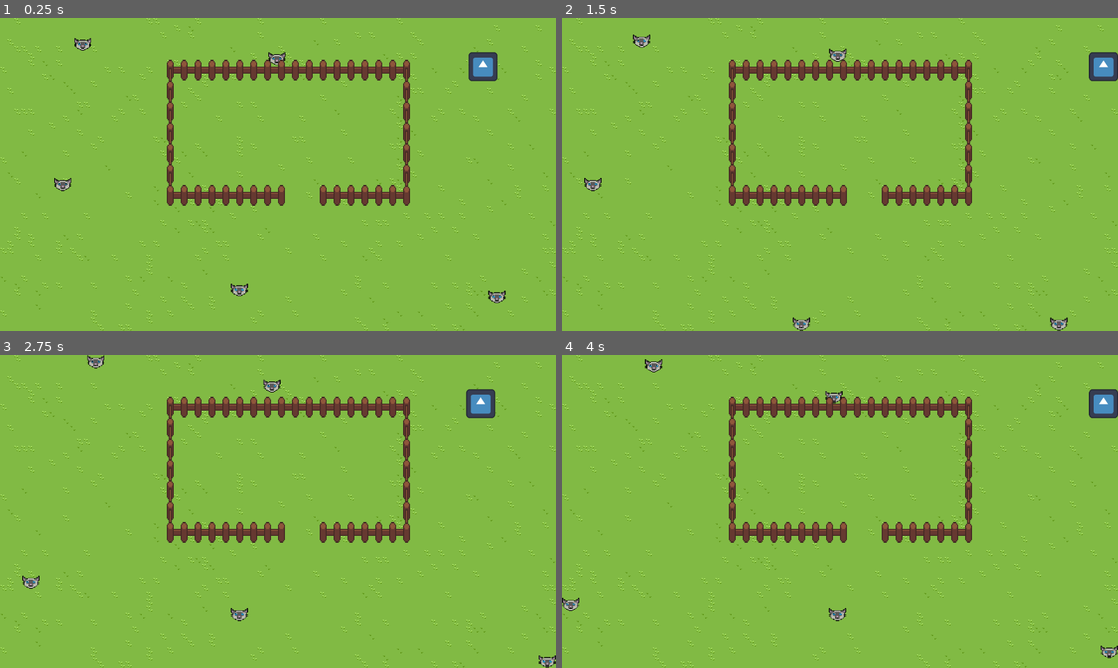
Above: before the commit, frames 1-4 (two rows, left to right).
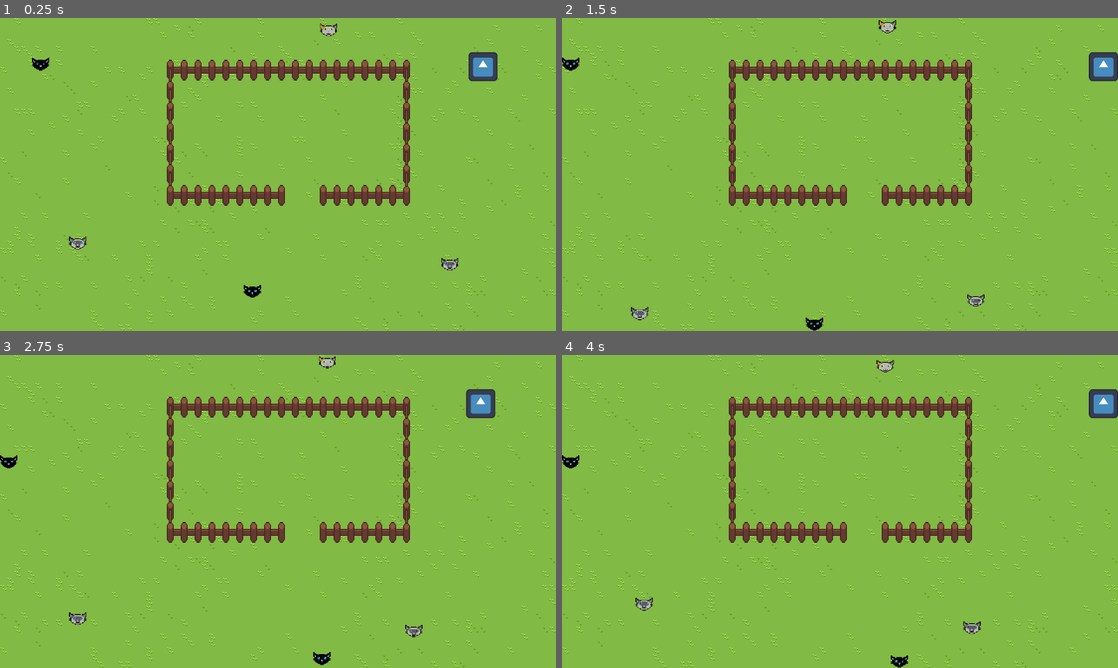
Above: after the commit, the same moments.

Repository: tioBlachi/gidget-world
Game: Godot game, scene res://scenes/Levels/herding_cats.tscn
Two runs of this game, one before a commit and one after it. Both use one fixed random seed, a clock stepped at 60 frames per second and the inputs below. This scene is started directly instead of the project's main scene. The engine's default icon, where the game draws it, is replaced by a stand-in: a white triangle on a blue panel in a dark square.
Inputs:
- Up to frame 1 (0.25 s): no input
- Up to frame 2 (1.5 s): hold Right (ui_right) from 0.53 s (still down); tap Space (jump) at 0.77 s
- Up to frame 3 (2.75 s): tap Space (jump) at 1.52 s; release Right (ui_right) at 2.03 s; hold Left (ui_left) from 2.03 s (still down)
- Up to frame 4 (4 s): release Left (ui_left) at 2.78 s; hold Right (ui_right) from 2.78 s (still down); tap Space (jump) at 3.02, 3.77 s

The runs differ from the first frame. In frame 1, 0.9% of the frame differs, in the area x 5-91%, y 1-92%; in frame 2, 0.9%, in the area x 0-91%, y 0-100%; in frame 3, 0.9%; in frame 4, 0.9%.

Commit message:
Added feature that enabled inspector editing of the cat head sprite sheets for varitey

Diff:
--- a/scenes/Levels/herding_cats.tscn
+++ b/scenes/Levels/herding_cats.tscn
@@ -8,6 +8,9 @@
 [ext_resource type="Texture2D" uid="uid://cjygpv2l2x8y3" path="res://assets/sprites/grass_tileset_16x16.png" id="4_q7pie"]
 [ext_resource type="Texture2D" uid="uid://brs3yhmq3yxxc" path="res://assets/sprites/Fence/fence_post.png" id="6_eno57"]
 [ext_resource type="Texture2D" uid="uid://dqgjnfunnd0ep" path="res://assets/sprites/Fence/fence_y.png" id="7_eno57"]
+[ext_resource type="SpriteFrames" uid="uid://bt6qks6un88y8" path="res://scenes/actors/black_frames.tres" id="9_u5efl"]
+[ext_resource type="SpriteFrames" uid="uid://dx0hp3fljggfh" path="res://scenes/actors/siamese_frames.tres" id="10_8myk5"]
+[ext_resource type="SpriteFrames" uid="uid://cidimnf6nt56w" path="res://scenes/actors/calico_frames.tres" id="10_u4ftb"]
 
 [sub_resource type="TileSetAtlasSource" id="TileSetAtlasSource_q7pie"]
 texture = ExtResource("3_t3gqf")
@@ -159,26 +162,6 @@
 position = Vector2(1112, 112)
 side_scroller = false
 
-[node name="CatHead" parent="." groups=["cats"] instance=ExtResource("2_yfx42")]
-position = Vector2(182, 380)
-flee_distance = 200.0
-
-[node name="CatHead5" parent="." groups=["cats"] instance=ExtResource("2_yfx42")]
-position = Vector2(551, 585)
-flee_distance = 200.0
-
-[node name="CatHead2" parent="." groups=["cats"] instance=ExtResource("2_yfx42")]
-position = Vector2(217, 84)
-flee_distance = 200.0
-
-[node name="CatHead3" parent="." groups=["cats"] instance=ExtResource("2_yfx42")]
-position = Vector2(664, 64)
-flee_distance = 200.0
-
-[node name="CatHead4" parent="." groups=["cats"] instance=ExtResource("2_yfx42")]
-position = Vector2(1144, 601)
-flee_distance = 200.0
-
 [node name="Ground" type="TileMapLayer" parent="."]
 z_index = -1
 z_as_relative = false
@@ -198,5 +181,22 @@
 position = Vector2(664, 264)
 shape = SubResource("RectangleShape2D_q7y6r")
 
-[connection signal="body_entered" from="Pen" to="CatHead" method="_on_pen_body_entered"]
-[connection signal="body_exited" from="Pen" to="CatHead" method="_on_pen_body_exited"]
+[node name="CatHead" parent="." instance=ExtResource("2_yfx42")]
+position = Vector2(131, 103)
+frames = ExtResource("9_u5efl")
+
+[node name="CatHead2" parent="." instance=ExtResource("2_yfx42")]
+position = Vector2(783, 51)
+frames = ExtResource("10_u4ftb")
+
+[node name="CatHead3" parent="." instance=ExtResource("2_yfx42")]
+position = Vector2(1062, 537)
+frames = ExtResource("10_8myk5")
+
+[node name="CatHead4" parent="." instance=ExtResource("2_yfx42")]
+position = Vector2(581, 588)
+frames = ExtResource("9_u5efl")
+
+[node name="CatHead5" parent="." instance=ExtResource("2_yfx42")]
+position = Vector2(179, 477)
+frames = ExtResource("10_8myk5")
--- a/scenes/actors/CatHead.gd
+++ b/scenes/actors/CatHead.gd
@@ -3,6 +3,8 @@
 signal herded
 signal escaped
 
+@onready var anim: AnimatedSprite2D = $Anim
+@export var frames: SpriteFrames
 # How fast the cat moves (pixels per second)
 @export var speed: float = 150.0
 @export var flee_speed: float = 220.0
@@ -35,6 +37,10 @@
 
 func _ready() -> void:
 	rng.randomize()
+	if frames:
+		anim.sprite_frames = frames
+		if not anim.is_playing():
+			anim.play("idle")
 	# Timer to handle pauses, can be added in Scene Tree
 	pause_timer = Timer.new()
 	pause_timer.one_shot = true
--- /dev/null
+++ b/scenes/actors/black_frames.tres
@@ -0,0 +1,119 @@
+[gd_resource type="SpriteFrames" load_steps=16 format=3 uid="uid://bt6qks6un88y8"]
+
+[ext_resource type="Texture2D" uid="uid://hawxnd474keo" path="res://assets/sprites/cat_black.png" id="1_wngo4"]
+
+[sub_resource type="AtlasTexture" id="AtlasTexture_n12o0"]
+atlas = ExtResource("1_wngo4")
+region = Rect2(0, 0, 27, 24)
+
+[sub_resource type="AtlasTexture" id="AtlasTexture_c1mtj"]
+atlas = ExtResource("1_wngo4")
+region = Rect2(27, 0, 27, 24)
+
+[sub_resource type="AtlasTexture" id="AtlasTexture_mpgt1"]
+atlas = ExtResource("1_wngo4")
+region = Rect2(0, 24, 27, 24)
+
+[sub_resource type="AtlasTexture" id="AtlasTexture_08q3r"]
+atlas = ExtResource("1_wngo4")
+region = Rect2(27, 24, 27, 24)
+
+[sub_resource type="AtlasTexture" id="AtlasTexture_wgjft"]
+atlas = ExtResource("1_wngo4")
+region = Rect2(0, 48, 27, 24)
+
+[sub_resource type="AtlasTexture" id="AtlasTexture_w6ivp"]
+atlas = ExtResource("1_wngo4")
+region = Rect2(27, 48, 27, 24)
+
+[sub_resource type="AtlasTexture" id="AtlasTexture_wd8q1"]
+atlas = ExtResource("1_wngo4")
+region = Rect2(0, 0, 27, 24)
+
+[sub_resource type="AtlasTexture" id="AtlasTexture_70mkf"]
+atlas = ExtResource("1_wngo4")
+region = Rect2(27, 0, 27, 24)
+
+[sub_resource type="AtlasTexture" id="AtlasTexture_hiyl1"]
+atlas = ExtResource("1_wngo4")
+region = Rect2(0, 0, 27, 24)
+
+[sub_resource type="AtlasTexture" id="AtlasTexture_lwdg0"]
+atlas = ExtResource("1_wngo4")
+region = Rect2(27, 0, 27, 24)
+
+[sub_resource type="AtlasTexture" id="AtlasTexture_wcil6"]
+atlas = ExtResource("1_wngo4")
+region = Rect2(0, 24, 27, 24)
+
+[sub_resource type="AtlasTexture" id="AtlasTexture_h564p"]
+atlas = ExtResource("1_wngo4")
+region = Rect2(27, 24, 27, 24)
+
+[sub_resource type="AtlasTexture" id="AtlasTexture_yen61"]
+atlas = ExtResource("1_wngo4")
+region = Rect2(0, 48, 27, 24)
+
+[sub_resource type="AtlasTexture" id="AtlasTexture_bvtte"]
+atlas = ExtResource("1_wngo4")
+region = Rect2(27, 48, 27, 24)
+
+[resource]
+animations = [{
+"frames": [{
+"duration": 1.0,
+"texture": SubResource("AtlasTexture_n12o0")
+}, {
+"duration": 1.0,
+"texture": SubResource("AtlasTexture_c1mtj")
+}, {
+"duration": 1.0,
+"texture": SubResource("AtlasTexture_mpgt1")
+}, {
+"duration": 1.0,
+"texture": SubResource("AtlasTexture_08q3r")
+}, {
+"duration": 1.0,
+"texture": SubResource("AtlasTexture_wgjft")
+}, {
+"duration": 1.0,
+"texture": SubResource("AtlasTexture_w6ivp")
+}],
+"loop": true,
+"name": &"bounce",
+"speed": 5.0
+}, {
+"frames": [{
+"duration": 1.0,
+"texture": SubResource("AtlasTexture_wd8q1")
+}, {
+"duration": 1.0,
+"texture": SubResource("AtlasTexture_70mkf")
+}],
+"loop": true,
+"name": &"idle",
+"speed": 3.0
+}, {
+"frames": [{
+"duration": 1.0,
+"texture": SubResource("AtlasTexture_hiyl1")
+}, {
+"duration": 1.0,
+"texture": SubResource("AtlasTexture_lwdg0")
+}, {
+"duration": 1.0,
+"texture": SubResource("AtlasTexture_wcil6")
+}, {
+"duration": 1.0,
+"texture": SubResource("AtlasTexture_h564p")
+}, {
+"duration": 1.0,
+"texture": SubResource("AtlasTexture_yen61")
+}, {
+"duration": 1.0,
+"texture": SubResource("AtlasTexture_bvtte")
+}],
+"loop": true,
+"name": &"run",
+"speed": 10.0
+}]
--- /dev/null
+++ b/scenes/actors/calico_frames.tres
@@ -0,0 +1,119 @@
+[gd_resource type="SpriteFrames" load_steps=16 format=3 uid="uid://cidimnf6nt56w"]
+
+[ext_resource type="Texture2D" uid="uid://cwip4wrrrdyv4" path="res://assets/sprites/cat_calico.png" id="1_qo7yn"]
+
+[sub_resource type="AtlasTexture" id="AtlasTexture_f26fv"]
+atlas = ExtResource("1_qo7yn")
+region = Rect2(0, 0, 27, 24)
+
+[sub_resource type="AtlasTexture" id="AtlasTexture_0we0v"]
+atlas = ExtResource("1_qo7yn")
+region = Rect2(27, 0, 27, 24)
+
+[sub_resource type="AtlasTexture" id="AtlasTexture_ti5s0"]
+atlas = ExtResource("1_qo7yn")
+region = Rect2(0, 24, 27, 24)
+
+[sub_resource type="AtlasTexture" id="AtlasTexture_jkagi"]
+atlas = ExtResource("1_qo7yn")
+region = Rect2(27, 24, 27, 24)
+
+[sub_resource type="AtlasTexture" id="AtlasTexture_qekcw"]
+atlas = ExtResource("1_qo7yn")
+region = Rect2(0, 48, 27, 24)
+
+[sub_resource type="AtlasTexture" id="AtlasTexture_qxsl7"]
+atlas = ExtResource("1_qo7yn")
+region = Rect2(27, 48, 27, 24)
+
+[sub_resource type="AtlasTexture" id="AtlasTexture_xrwhh"]
+atlas = ExtResource("1_qo7yn")
+region = Rect2(0, 0, 27, 24)
+
+[sub_resource type="AtlasTexture" id="AtlasTexture_tijor"]
+atlas = ExtResource("1_qo7yn")
+region = Rect2(27, 0, 27, 24)
+
+[sub_resource type="AtlasTexture" id="AtlasTexture_g8eeb"]
+atlas = ExtResource("1_qo7yn")
+region = Rect2(0, 0, 27, 24)
+
+[sub_resource type="AtlasTexture" id="AtlasTexture_5iq4y"]
+atlas = ExtResource("1_qo7yn")
+region = Rect2(27, 0, 27, 24)
+
+[sub_resource type="AtlasTexture" id="AtlasTexture_qq2un"]
+atlas = ExtResource("1_qo7yn")
+region = Rect2(0, 24, 27, 24)
+
+[sub_resource type="AtlasTexture" id="AtlasTexture_en7qw"]
+atlas = ExtResource("1_qo7yn")
+region = Rect2(27, 24, 27, 24)
+
+[sub_resource type="AtlasTexture" id="AtlasTexture_7c5jb"]
+atlas = ExtResource("1_qo7yn")
+region = Rect2(0, 48, 27, 24)
+
+[sub_resource type="AtlasTexture" id="AtlasTexture_vhu7x"]
+atlas = ExtResource("1_qo7yn")
+region = Rect2(27, 48, 27, 24)
+
+[resource]
+animations = [{
+"frames": [{
+"duration": 1.0,
+"texture": SubResource("AtlasTexture_f26fv")
+}, {
+"duration": 1.0,
+"texture": SubResource("AtlasTexture_0we0v")
+}, {
+"duration": 1.0,
+"texture": SubResource("AtlasTexture_ti5s0")
+}, {
+"duration": 1.0,
+"texture": SubResource("AtlasTexture_jkagi")
+}, {
+"duration": 1.0,
+"texture": SubResource("AtlasTexture_qekcw")
+}, {
+"duration": 1.0,
+"texture": SubResource("AtlasTexture_qxsl7")
+}],
+"loop": true,
+"name": &"bounce",
+"speed": 5.0
+}, {
+"frames": [{
+"duration": 1.0,
+"texture": SubResource("AtlasTexture_xrwhh")
+}, {
+"duration": 1.0,
+"texture": SubResource("AtlasTexture_tijor")
+}],
+"loop": true,
+"name": &"idle",
+"speed": 3.0
+}, {
+"frames": [{
+"duration": 1.0,
+"texture": SubResource("AtlasTexture_g8eeb")
+}, {
+"duration": 1.0,
+"texture": SubResource("AtlasTexture_5iq4y")
+}, {
+"duration": 1.0,
+"texture": SubResource("AtlasTexture_qq2un")
+}, {
+"duration": 1.0,
+"texture": SubResource("AtlasTexture_en7qw")
+}, {
+"duration": 1.0,
+"texture": SubResource("AtlasTexture_7c5jb")
+}, {
+"duration": 1.0,
+"texture": SubResource("AtlasTexture_vhu7x")
+}],
+"loop": true,
+"name": &"run",
+"speed": 10.0
+}]
--- a/scenes/actors/catHead.tscn
+++ b/scenes/actors/catHead.tscn
@@ -1,123 +1,7 @@
-[gd_scene load_steps=21 format=3 uid="uid://ug4dtfp4td5v"]
+[gd_scene load_steps=6 format=3 uid="uid://ug4dtfp4td5v"]
 
-[ext_resource type="Texture2D" uid="uid://bjogluitgmqt2" path="res://assets/sprites/cat_siamese.png" id="1_hwsec"]
 [ext_resource type="Script" uid="uid://dgmqd8tpbcc0d" path="res://scenes/actors/CatHead.gd" id="1_w1sjm"]
-
-[sub_resource type="AtlasTexture" id="AtlasTexture_x2ag8"]
-atlas = ExtResource("1_hwsec")
-region = Rect2(0, 0, 27, 24)
-
-[sub_resource type="AtlasTexture" id="AtlasTexture_tqv8f"]
-atlas = ExtResource("1_hwsec")
-region = Rect2(27, 0, 27, 24)
-
-[sub_resource type="AtlasTexture" id="AtlasTexture_8l8m4"]
-atlas = ExtResource("1_hwsec")
-region = Rect2(0, 24, 27, 24)
-
-[sub_resource type="AtlasTexture" id="AtlasTexture_0xkf1"]
-atlas = ExtResource("1_hwsec")
-region = Rect2(27, 24, 27, 24)
-
-[sub_resource type="AtlasTexture" id="AtlasTexture_4u5ff"]
-atlas = ExtResource("1_hwsec")
-region = Rect2(0, 48, 27, 24)
-
-[sub_resource type="AtlasTexture" id="AtlasTexture_ckxj7"]
-atlas = ExtResource("1_hwsec")
-region = Rect2(27, 48, 27, 24)
-
-[sub_resource type="AtlasTexture" id="AtlasTexture_y65mn"]
-atlas = ExtResource("1_hwsec")
-region = Rect2(0, 0, 27, 24)
-
-[sub_resource type="AtlasTexture" id="AtlasTexture_wqrej"]
-atlas = ExtResource("1_hwsec")
-region = Rect2(27, 0, 27, 24)
-
-[sub_resource type="AtlasTexture" id="AtlasTexture_2fatd"]
-atlas = ExtResource("1_hwsec")
-region = Rect2(0, 0, 27, 24)
-
-[sub_resource type="AtlasTexture" id="AtlasTexture_mfgmn"]
-atlas = ExtResource("1_hwsec")
-region = Rect2(27, 0, 27, 24)
-
-[sub_resource type="AtlasTexture" id="AtlasTexture_dg8du"]
-atlas = ExtResource("1_hwsec")
-region = Rect2(0, 24, 27, 24)
-
-[sub_resource type="AtlasTexture" id="AtlasTexture_x2qkq"]
-atlas = ExtResource("1_hwsec")
-region = Rect2(27, 24, 27, 24)
-
-[sub_resource type="AtlasTexture" id="AtlasTexture_2wilw"]
-atlas = ExtResource("1_hwsec")
-region = Rect2(0, 48, 27, 24)
-
-[sub_resource type="AtlasTexture" id="AtlasTexture_57vgu"]
-atlas = ExtResource("1_hwsec")
-region = Rect2(27, 48, 27, 24)
-
-[sub_resource type="SpriteFrames" id="SpriteFrames_qrbn5"]
-animations = [{
-"frames": [{
-"duration": 1.0,
-"texture": SubResource("AtlasTexture_x2ag8")
-}, {
-"duration": 1.0,
-"texture": SubResource("AtlasTexture_tqv8f")
-}, {
-"duration": 1.0,
-"texture": SubResource("AtlasTexture_8l8m4")
-}, {
-"duration": 1.0,
-"texture": SubResource("AtlasTexture_0xkf1")
-}, {
-"duration": 1.0,
-"texture": SubResource("AtlasTexture_4u5ff")
-}, {
-"duration": 1.0,
-"texture": SubResource("AtlasTexture_ckxj7")
-}],
-"loop": true,
-"name": &"bounce",
-"speed": 5.0
-}, {
-"frames": [{
-"duration": 1.0,
-"texture": SubResource("AtlasTexture_y65mn")
-}, {
-"duration": 1.0,
-"texture": SubResource("AtlasTexture_wqrej")
-}],
-"loop": true,
-"name": &"idle",
-"speed": 3.0
-}, {
-"frames": [{
-"duration": 1.0,
-"texture": SubResource("AtlasTexture_2fatd")
-}, {
-"duration": 1.0,
-"texture": SubResource("AtlasTexture_mfgmn")
-}, {
-"duration": 1.0,
-"texture": SubResource("AtlasTexture_dg8du")
-}, {
-"duration": 1.0,
-"texture": SubResource("AtlasTexture_x2qkq")
-}, {
-"duration": 1.0,
-"texture": SubResource("AtlasTexture_2wilw")
-}, {
-"duration": 1.0,
-"texture": SubResource("AtlasTexture_57vgu")
-}],
-"loop": true,
-"name": &"run",
-"speed": 10.0
-}]
+[ext_resource type="SpriteFrames" uid="uid://cidimnf6nt56w" path="res://scenes/actors/calico_frames.tres" id="2_w1sjm"]
 
 [sub_resource type="GDScript" id="GDScript_n12o0"]
 script/source = "extends AnimatedSprite2D
@@ -136,8 +20,8 @@
 
 [node name="Anim" type="AnimatedSprite2D" parent="."]
 texture_filter = 1
-sprite_frames = SubResource("SpriteFrames_qrbn5")
-animation = &"bounce"
+sprite_frames = ExtResource("2_w1sjm")
+animation = &"run"
 script = SubResource("GDScript_n12o0")
 
 [node name="CollisionShape2D" type="CollisionShape2D" parent="."]
--- /dev/null
+++ b/scenes/actors/siamese_frames.tres
@@ -0,0 +1,119 @@
+[gd_resource type="SpriteFrames" load_steps=16 format=3 uid="uid://dx0hp3fljggfh"]
+
+[ext_resource type="Texture2D" uid="uid://bjogluitgmqt2" path="res://assets/sprites/cat_siamese.png" id="1_eworp"]
+
+[sub_resource type="AtlasTexture" id="AtlasTexture_x2ag8"]
+atlas = ExtResource("1_eworp")
+region = Rect2(0, 0, 27, 24)
+
+[sub_resource type="AtlasTexture" id="AtlasTexture_tqv8f"]
+atlas = ExtResource("1_eworp")
+region = Rect2(27, 0, 27, 24)
+
+[sub_resource type="AtlasTexture" id="AtlasTexture_8l8m4"]
+atlas = ExtResource("1_eworp")
+region = Rect2(0, 24, 27, 24)
+
+[sub_resource type="AtlasTexture" id="AtlasTexture_0xkf1"]
+atlas = ExtResource("1_eworp")
+region = Rect2(27, 24, 27, 24)
+
+[sub_resource type="AtlasTexture" id="AtlasTexture_4u5ff"]
+atlas = ExtResource("1_eworp")
+region = Rect2(0, 48, 27, 24)
+
+[sub_resource type="AtlasTexture" id="AtlasTexture_ckxj7"]
+atlas = ExtResource("1_eworp")
+region = Rect2(27, 48, 27, 24)
+
+[sub_resource type="AtlasTexture" id="AtlasTexture_y65mn"]
+atlas = ExtResource("1_eworp")
+region = Rect2(0, 0, 27, 24)
+
+[sub_resource type="AtlasTexture" id="AtlasTexture_wqrej"]
+atlas = ExtResource("1_eworp")
+region = Rect2(27, 0, 27, 24)
+
+[sub_resource type="AtlasTexture" id="AtlasTexture_2fatd"]
+atlas = ExtResource("1_eworp")
+region = Rect2(0, 0, 27, 24)
+
+[sub_resource type="AtlasTexture" id="AtlasTexture_mfgmn"]
+atlas = ExtResource("1_eworp")
+region = Rect2(27, 0, 27, 24)
+
+[sub_resource type="AtlasTexture" id="AtlasTexture_dg8du"]
+atlas = ExtResource("1_eworp")
+region = Rect2(0, 24, 27, 24)
+
+[sub_resource type="AtlasTexture" id="AtlasTexture_x2qkq"]
+atlas = ExtResource("1_eworp")
+region = Rect2(27, 24, 27, 24)
+
+[sub_resource type="AtlasTexture" id="AtlasTexture_2wilw"]
+atlas = ExtResource("1_eworp")
+region = Rect2(0, 48, 27, 24)
+
+[sub_resource type="AtlasTexture" id="AtlasTexture_57vgu"]
+atlas = ExtResource("1_eworp")
+region = Rect2(27, 48, 27, 24)
+
+[resource]
+animations = [{
+"frames": [{
+"duration": 1.0,
+"texture": SubResource("AtlasTexture_x2ag8")
+}, {
+"duration": 1.0,
+"texture": SubResource("AtlasTexture_tqv8f")
+}, {
+"duration": 1.0,
+"texture": SubResource("AtlasTexture_8l8m4")
+}, {
+"duration": 1.0,
+"texture": SubResource("AtlasTexture_0xkf1")
+}, {
+"duration": 1.0,
+"texture": SubResource("AtlasTexture_4u5ff")
+}, {
+"duration": 1.0,
+"texture": SubResource("AtlasTexture_ckxj7")
+}],
+"loop": true,
+"name": &"bounce",
+"speed": 5.0
+}, {
+"frames": [{
+"duration": 1.0,
+"texture": SubResource("AtlasTexture_y65mn")
+}, {
+"duration": 1.0,
+"texture": SubResource("AtlasTexture_wqrej")
+}],
+"loop": true,
+"name": &"idle",
+"speed": 3.0
+}, {
+"frames": [{
+"duration": 1.0,
+"texture": SubResource("AtlasTexture_2fatd")
+}, {
+"duration": 1.0,
+"texture": SubResource("AtlasTexture_mfgmn")
+}, {
+"duration": 1.0,
+"texture": SubResource("AtlasTexture_dg8du")
+}, {
+"duration": 1.0,
+"texture": SubResource("AtlasTexture_x2qkq")
+}, {
+"duration": 1.0,
+"texture": SubResource("AtlasTexture_2wilw")
+}, {
+"duration": 1.0,
+"texture": SubResource("AtlasTexture_57vgu")
+}],
+"loop": true,
+"name": &"run",
+"speed": 10.0
+}]
Not shown: 1 places in scenes/Levels/herding_cats.tscn that only renumber resources
